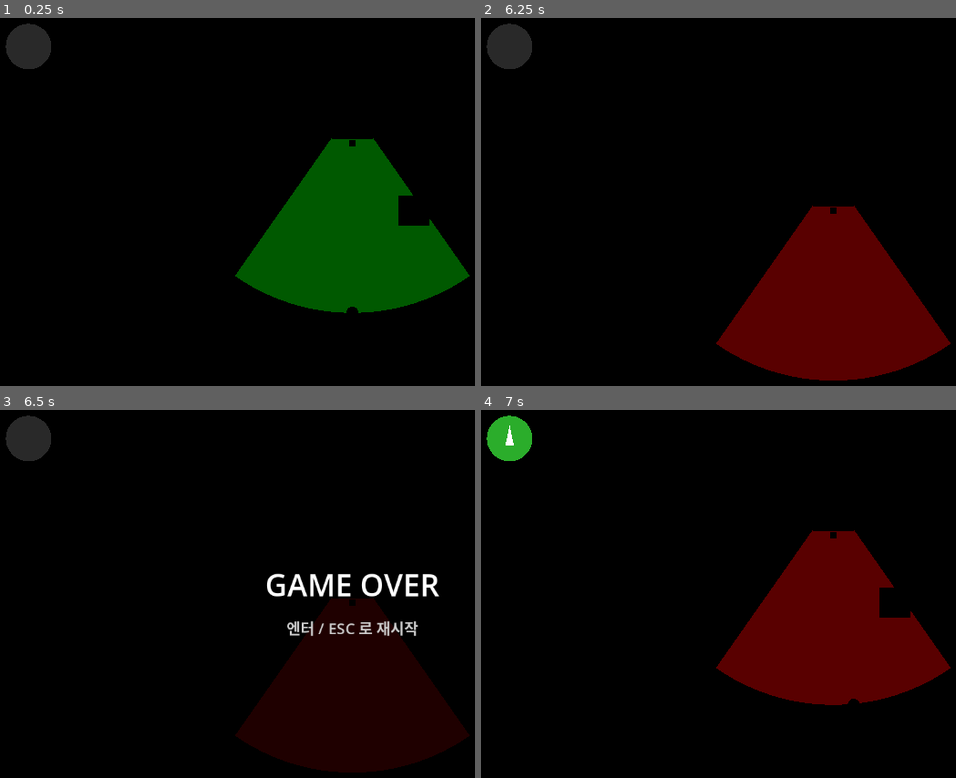
Above: before the commit, frames 1-4 (two rows, left to right).
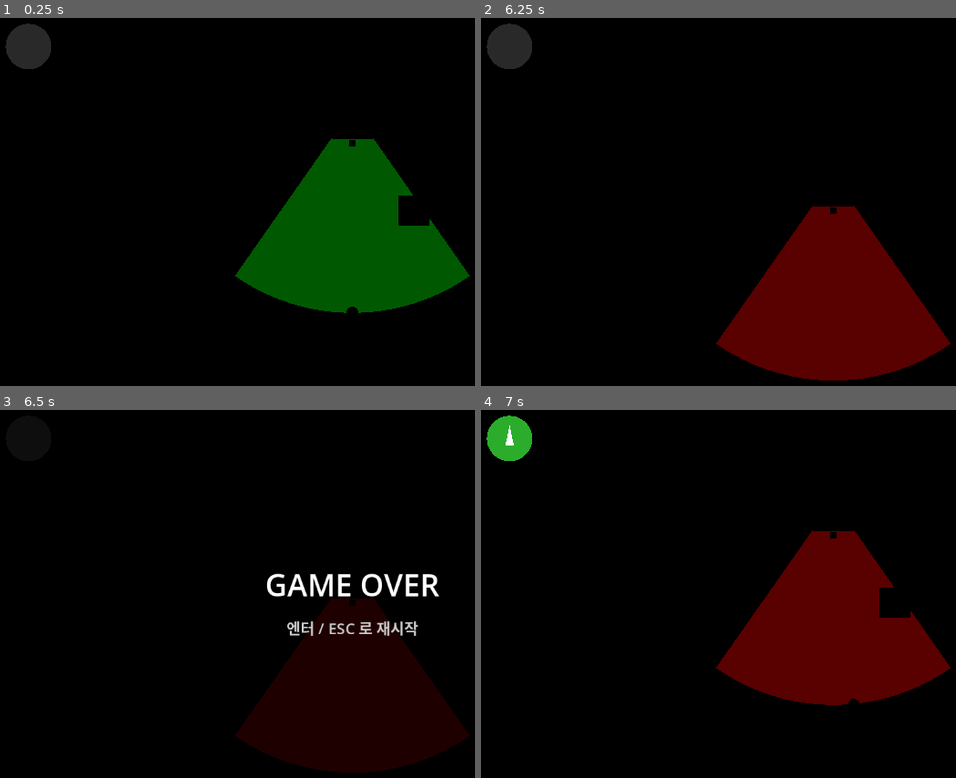
Above: after the commit, the same moments.

Repository: Leusin/project-godot-airport-marshaling-game
Game: Godot game, scene res://src/core/main_game/Main.tscn
Two runs of this game, one before a commit and one after it. Both use one fixed random seed, a clock stepped at 60 frames per second and the inputs below.
Inputs:
- Up to frame 1 (0.25 s): no input
- Up to frame 2 (6.25 s): tap Enter (ui_accept) at 0.5, 0.77, 1.25, 1.52, 3.02, 3.5, 3.77, 4.25, 4.52, 5, 5.75, 6.02 s; hold Up (signal_advance) 0.53-1.28 s; hold W (move_up) 0.53-2.03 s; tap Up (signal_advance) every 1.5 s from 1.35 to 5.85 s; hold Up (signal_advance) 2.03-2.78 s; hold A (move_left) 2.03-3.53 s; hold S (move_down) 3.53-4.28 s; hold Up (signal_advance) 3.53-4.28 s; hold D (move_right) 4.28-5.03 s; hold W (move_up) 5.03-5.78 s; hold Up (signal_advance) 5.03-5.78 s; hold D (move_right) from 5.78 s (still down)
- Up to frame 3 (6.5 s): keep holding D (move_right)
- Up to frame 4 (7 s): keep holding D (move_right); hold Up (signal_advance) from 6.53 s (still down); tap Enter (ui_accept) at 6.77 s

Frames 1-2 are identical in both runs. In frame 3, 0.9% of the frame differs, in the area x 1-11%, y 1-14%; in frame 4, nothing differs.

Commit message:
refactor: 씬 계층 구조를 표준 레이어 트리로 재편
MainGame/Systems/World/HudLayer/PauseLayer/TransitionLayer/DebugLayer 구조.
World 아래 Level/Entity/EffectRoot 분리, CanvasLayer 레이어 번호 부여.
크로스 트리 참조를 get_parent 체인 → 그룹 조회로 전환.
미사용 Area3D 히트박스/CollisionShape 제거.

Co-Authored-By: Claude Sonnet 4.6 <noreply@anthropic.com>

Diff:
--- a/src/core/main_game/Main.tscn
+++ b/src/core/main_game/Main.tscn
@@ -29,24 +29,11 @@
 [sub_resource type="StandardMaterial3D" id="StandardMaterial3D_nose_marker"]
 albedo_color = Color(0.1, 0.6, 1, 1)
 
-[sub_resource type="BoxShape3D" id="BoxShape3D_aircraft_hitbox"]
-size = Vector3(2.0, 0.6, 3.0)
-
-[sub_resource type="CapsuleShape3D" id="CapsuleShape3D_marshaller_hitbox"]
-radius = 0.3
-height = 1.0
-
-[sub_resource type="BoxShape3D" id="BoxShape3D_obstacle"]
-size = Vector3(1.5, 1.0, 1.5)
-
 [sub_resource type="BoxMesh" id="BoxMesh_obstacle"]
 size = Vector3(1.5, 1.0, 1.5)
 
 [sub_resource type="StandardMaterial3D" id="StandardMaterial3D_obstacle"]
 albedo_color = Color(0.7, 0.3, 0.1, 1)
-
-[sub_resource type="BoxShape3D" id="BoxShape3D_parking_hitbox"]
-size = Vector3(3.0, 2.0, 3.0)
 
 [sub_resource type="BoxMesh" id="BoxMesh_parking"]
 size = Vector3(3.0, 0.05, 3.0)
@@ -60,106 +47,153 @@
 [sub_resource type="StandardMaterial3D" id="StandardMaterial3D_ground"]
 albedo_color = Color(0.2, 0.22, 0.25, 1)
 
-[node name="root" type="Node3D" unique_id=1806649895]
+[node name="MainGame" type="Node"]
+process_mode = 3
 
-[node name="TopDownCamera" type="Camera3D" parent="." unique_id=1071090790]
+[node name="Systems" type="Node" parent="."]
+
+[node name="GameManager" type="Node" parent="Systems" groups=["game_manager"]]
+script = ExtResource("9_game_manager_script")
+
+[node name="World" type="Node3D" parent="."]
+process_mode = 1
+
+[node name="TopDownCamera" type="Camera3D" parent="World"]
 transform = Transform3D(1, 0, 0, 0, 0, 1, 0, -1, 0, 0, 15, 0)
 projection = 1
+current = true
 size = 20.0
 
-[node name="Marshaller" type="Node3D" parent="." unique_id=410725687]
+[node name="LevelRoot" type="Node3D" parent="World"]
+
+[node name="Ground" type="MeshInstance3D" parent="World/LevelRoot"]
+mesh = SubResource("PlaneMesh_ground")
+surface_material_override/0 = SubResource("StandardMaterial3D_ground")
+
+[node name="Obstacle" type="Node3D" parent="World/LevelRoot" groups=["obstacle"]]
+transform = Transform3D(1, 0, 0, 0, 1, 0, 0, 0, 1, 3, 0, 0)
+
+[node name="ObstacleMesh" type="MeshInstance3D" parent="World/LevelRoot/Obstacle"]
+mesh = SubResource("BoxMesh_obstacle")
+surface_material_override/0 = SubResource("StandardMaterial3D_obstacle")
+
+[node name="ParkingSpot" type="Node3D" parent="World/LevelRoot" groups=["parking"]]
+transform = Transform3D(1, 0, 0, 0, 1, 0, 0, 0, 1, -3, 0, 3)
+
+[node name="ParkingMesh" type="MeshInstance3D" parent="World/LevelRoot/ParkingSpot"]
+mesh = SubResource("BoxMesh_parking")
+surface_material_override/0 = SubResource("StandardMaterial3D_parking")
+
+[node name="EntityRoot" type="Node3D" parent="World"]
+
+[node name="Marshaller" type="Node3D" parent="World/EntityRoot" groups=["marshaller"]]
 transform = Transform3D(1, 0, 0, 0, 1, 0, 0, 0, 1, 0, 0.8, 5)
 script = ExtResource("1_marshaller_script")
 
-[node name="MarshallerMesh" type="MeshInstance3D" parent="Marshaller" unique_id=1764820461]
+[node name="MarshallerMesh" type="MeshInstance3D" parent="World/EntityRoot/Marshaller"]
 mesh = SubResource("CapsuleMesh_marshaller")
 surface_material_override/0 = SubResource("StandardMaterial3D_marshaller")
 
-[node name="MoveInput" type="Node" parent="Marshaller" unique_id=1126973343]
+[node name="MoveInput" type="Node" parent="World/EntityRoot/Marshaller"]
 script = ExtResource("2_move_input_script")
 
-[node name="SignalInput" type="Node" parent="Marshaller" unique_id=231336038]
+[node name="SignalInput" type="Node" parent="World/EntityRoot/Marshaller" groups=["signal_input"]]
 script = ExtResource("6_signal_input_script")
 
-[node name="MarshallerHitbox" type="Area3D" parent="Marshaller" unique_id=221336039]
-groups = ["collision_marshaller"]
-
-[node name="MarshallerHitboxShape" type="CollisionShape3D" parent="Marshaller/MarshallerHitbox" unique_id=221336040]
-shape = SubResource("CapsuleShape3D_marshaller_hitbox")
-
-[node name="Aircraft" type="Node3D" parent="." unique_id=467640201]
+[node name="Aircraft" type="Node3D" parent="World/EntityRoot"]
 transform = Transform3D(-1, 0, 0, 0, 1, 0, 0, 0, -1, 0, 0.3, -5)
 script = ExtResource("5_aircraft_script")
 
-[node name="AircraftMesh" type="MeshInstance3D" parent="Aircraft" unique_id=529314557]
+[node name="AircraftMesh" type="MeshInstance3D" parent="World/EntityRoot/Aircraft"]
 mesh = SubResource("BoxMesh_aircraft")
 
-[node name="NoseMarker" type="MeshInstance3D" parent="Aircraft" unique_id=542641758]
+[node name="NoseMarker" type="MeshInstance3D" parent="World/EntityRoot/Aircraft"]
 transform = Transform3D(1, 0, 0, 0, 1, 0, 0, 0, 1, 0, 0, -1.7)
 mesh = SubResource("BoxMesh_nose_marker")
 surface_material_override/0 = SubResource("StandardMaterial3D_nose_marker")
 
-[node name="VisionCone" type="Node" parent="Aircraft" unique_id=1628416762]
+[node name="VisionCone" type="Node" parent="World/EntityRoot/Aircraft"]
 script = ExtResource("3_vision_cone_script")
 
-[node name="VisionConeVisual" type="MeshInstance3D" parent="Aircraft" unique_id=574849791]
+[node name="VisionConeVisual" type="MeshInstance3D" parent="World/EntityRoot/Aircraft"]
 script = ExtResource("4_vision_cone_visual_script")
 
-[node name="AircraftFSM" type="Node" parent="Aircraft" unique_id=1876279175]
+[node name="AircraftFSM" type="Node" parent="World/EntityRoot/Aircraft"]
 script = ExtResource("7_aircraft_fsm_script")
 
-[node name="AircraftHitbox" type="Node" parent="Aircraft" unique_id=1876279176]
+[node name="AircraftHitbox" type="Node" parent="World/EntityRoot/Aircraft"]
 script = ExtResource("10_aircraft_collision_script")
 
-[node name="GameManager" type="Node" parent="." unique_id=1889238462]
-script = ExtResource("9_game_manager_script")
+[node name="EffectRoot" type="Node3D" parent="World"]
 
-[node name="Obstacle" type="Node3D" parent="." unique_id=1889238463]
-transform = Transform3D(1, 0, 0, 0, 1, 0, 0, 0, 1, 3, 0, 0)
+[node name="HudLayer" type="CanvasLayer" parent="."]
+layer = 10
+process_mode = 1
 
-[node name="ObstacleMesh" type="MeshInstance3D" parent="Obstacle" unique_id=1889238464]
-mesh = SubResource("BoxMesh_obstacle")
-surface_material_override/0 = SubResource("StandardMaterial3D_obstacle")
+[node name="HudRoot" type="Control" parent="HudLayer"]
+layout_mode = 3
+anchors_preset = 15
+anchor_right = 1.0
+anchor_bottom = 1.0
+mouse_filter = 2
 
-[node name="ObstacleHitbox" type="Area3D" parent="Obstacle" unique_id=1889238465]
-groups = ["collision_obstacle"]
-
-[node name="ObstacleHitboxShape" type="CollisionShape3D" parent="Obstacle/ObstacleHitbox" unique_id=1889238466]
-shape = SubResource("BoxShape3D_obstacle")
-
-[node name="ParkingSpot" type="Node3D" parent="." unique_id=1889238470]
-transform = Transform3D(1, 0, 0, 0, 1, 0, 0, 0, 1, -3, 0, 3)
-
-[node name="ParkingMesh" type="MeshInstance3D" parent="ParkingSpot" unique_id=1889238471]
-mesh = SubResource("BoxMesh_parking")
-surface_material_override/0 = SubResource("StandardMaterial3D_parking")
-
-[node name="ParkingHitbox" type="Area3D" parent="ParkingSpot" unique_id=1889238472]
-groups = ["collision_parking"]
-
-[node name="ParkingHitboxShape" type="CollisionShape3D" parent="ParkingSpot/ParkingHitbox" unique_id=1889238473]
-shape = SubResource("BoxShape3D_parking_hitbox")
-
-[node name="Ground" type="MeshInstance3D" parent="." unique_id=2004317744]
-mesh = SubResource("PlaneMesh_ground")
-surface_material_override/0 = SubResource("StandardMaterial3D_ground")
-
-[node name="HUD" type="CanvasLayer" parent="." unique_id=60114881]
-
-[node name="SuccessHUD" type="Control" parent="HUD" unique_id=1147752909]
-visible = false
-script = ExtResource("12_success_hud_script")
-
-[node name="GameOverHUD" type="Control" parent="HUD" unique_id=1147752910]
-visible = false
-script = ExtResource("11_game_over_hud_script")
-
-[node name="SignalIndicator" type="Control" parent="HUD" unique_id=1147752916]
-layout_mode = 3
+[node name="SignalIndicator" type="Control" parent="HudLayer/HudRoot"]
+layout_mode = 1
 anchors_preset = 0
 offset_left = 24.0
 offset_top = 24.0
 offset_right = 104.0
 offset_bottom = 104.0
+mouse_filter = 2
 script = ExtResource("8_signal_indicator_hud_script")
-signal_input_path = NodePath("../../Marshaller/SignalInput")
+
+[node name="GameOverHUD" type="Control" parent="HudLayer/HudRoot" groups=["game_over_hud"]]
+visible = false
+layout_mode = 1
+anchors_preset = 15
+anchor_right = 1.0
+anchor_bottom = 1.0
+mouse_filter = 2
+script = ExtResource("11_game_over_hud_script")
+
+[node name="SuccessHUD" type="Control" parent="HudLayer/HudRoot" groups=["success_hud"]]
+visible = false
+layout_mode = 1
+anchors_preset = 15
+anchor_right = 1.0
+anchor_bottom = 1.0
+mouse_filter = 2
+script = ExtResource("12_success_hud_script")
+
+[node name="PauseLayer" type="CanvasLayer" parent="."]
+layer = 20
+process_mode = 3
+
+[node name="PauseRoot" type="Control" parent="PauseLayer"]
+layout_mode = 3
+anchors_preset = 15
+anchor_right = 1.0
+anchor_bottom = 1.0
+mouse_filter = 2
+
+[node name="TransitionLayer" type="CanvasLayer" parent="."]
+layer = 100
+process_mode = 3
+
+[node name="TransitionRoot" type="Control" parent="TransitionLayer"]
+layout_mode = 3
+anchors_preset = 15
+anchor_right = 1.0
+anchor_bottom = 1.0
+mouse_filter = 2
+
+[node name="DebugLayer" type="CanvasLayer" parent="."]
+layer = 128
+process_mode = 3
+
+[node name="DebugRoot" type="Control" parent="DebugLayer"]
+layout_mode = 3
+anchors_preset = 15
+anchor_right = 1.0
+anchor_bottom = 1.0
+mouse_filter = 2
--- a/src/core/main_game/game_manager.gd
+++ b/src/core/main_game/game_manager.gd
@@ -1,14 +1,17 @@
 extends Node
 ## 게임 전체 상태 관리. 충돌 -> 게임 오버 / 주차 완료 -> 유도 성공.
+## HUD 참조는 계층 경로가 아니라 그룹으로 찾는다 (씬 트리 위치에 독립적).
 
-@onready var _game_over_hud: Control = get_node("../HUD/GameOverHUD")
-@onready var _success_hud: Control = get_node("../HUD/SuccessHUD")
+var _game_over_hud: Control
+var _success_hud: Control
 
 var _is_game_over: bool = false
 var _is_success: bool = false
 
 func _ready() -> void:
 	process_mode = Node.PROCESS_MODE_ALWAYS
+	_game_over_hud = get_tree().get_first_node_in_group("game_over_hud")
+	_success_hud = get_tree().get_first_node_in_group("success_hud")
 
 func trigger_game_over() -> void:
 	if _is_game_over or _is_success:
--- a/src/debug/vision_cone_debug_visual.gd
+++ b/src/debug/vision_cone_debug_visual.gd
@@ -6,11 +6,14 @@
 const VISUAL_HEIGHT := 0.05
 
 @onready var vision_cone: Node = get_parent().get_node("VisionCone")
-@onready var marshaller: Node3D = get_parent().get_parent().get_node("Marshaller")
+
+# 마샬러는 계층 경로가 아니라 그룹으로 찾는다 (씬 트리 위치에 독립적).
+var marshaller: Node3D
 
 var _material := StandardMaterial3D.new()
 
 func _ready() -> void:
+	marshaller = get_tree().get_first_node_in_group("marshaller")
 	_material.shading_mode = BaseMaterial3D.SHADING_MODE_UNSHADED
 	_material.transparency = BaseMaterial3D.TRANSPARENCY_ALPHA
 	_material.cull_mode = BaseMaterial3D.CULL_DISABLED
--- a/src/gameplay/aircraft/aircraft_collision.gd
+++ b/src/gameplay/aircraft/aircraft_collision.gd
@@ -1,30 +1,36 @@
 extends Node
-## 비행기 충돌/도착 감지. Area3D 시그널 대신 XZ 거리 기반으로 매 물리 프레임 검사한다.
+## 비행기 충돌/도착 감지. XZ 거리 기반으로 매 물리 프레임 검사한다.
 ## (Node3D 부모를 직접 이동시키는 구조에서 Area3D entered 시그널이 불안정하기 때문)
+## 대상은 씬 계층 경로가 아니라 그룹으로 찾는다 (트리 위치에 독립적, 다중 배치 지원).
+##   parking  그룹 진입 -> 유도 성공
+##   marshaller / obstacle 그룹 접촉 -> 게임 오버
 
 @export var hit_radius: float = 1.5
 @export var park_radius: float = 1.5
 
 @onready var _aircraft: Node3D = get_parent()
-@onready var _game_manager: Node = get_parent().get_parent().get_node("GameManager")
-@onready var _marshaller: Node3D = get_parent().get_parent().get_node("Marshaller")
-@onready var _parking: Node3D = get_parent().get_parent().get_node("ParkingSpot")
-@onready var _obstacle: Node3D = get_parent().get_parent().get_node("Obstacle")
 
 func _physics_process(_delta: float) -> void:
+	var game_manager := get_tree().get_first_node_in_group("game_manager")
+	if game_manager == null:
+		return
+
 	var ap := Vector2(_aircraft.global_position.x, _aircraft.global_position.z)
 
-	if _xz_dist(ap, _parking) < park_radius:
-		_game_manager.trigger_success()
-		return
+	for spot in get_tree().get_nodes_in_group("parking"):
+		if _xz_dist(ap, spot) < park_radius:
+			game_manager.trigger_success()
+			return
 
-	if _xz_dist(ap, _marshaller) < hit_radius:
-		_game_manager.trigger_game_over()
-		return
+	for hazard in get_tree().get_nodes_in_group("marshaller"):
+		if _xz_dist(ap, hazard) < hit_radius:
+			game_manager.trigger_game_over()
+			return
 
-	if _xz_dist(ap, _obstacle) < hit_radius:
-		_game_manager.trigger_game_over()
-		return
+	for hazard in get_tree().get_nodes_in_group("obstacle"):
+		if _xz_dist(ap, hazard) < hit_radius:
+			game_manager.trigger_game_over()
+			return
 
 func _xz_dist(from: Vector2, to_node: Node3D) -> float:
 	return from.distance_to(Vector2(to_node.global_position.x, to_node.global_position.z))
--- a/src/gameplay/aircraft/aircraft_fsm.gd
+++ b/src/gameplay/aircraft/aircraft_fsm.gd
@@ -14,8 +14,14 @@
 
 @onready var aircraft: Node3D = get_parent()
 @onready var vision_cone: Node = get_parent().get_node("VisionCone")
-@onready var marshaller: Node3D = get_parent().get_parent().get_node("Marshaller")
-@onready var signal_input: SignalInputScript = marshaller.get_node("SignalInput")
+
+# 마샬러/수신호는 계층 경로가 아니라 그룹으로 찾는다 (씬 트리 위치에 독립적).
+var marshaller: Node3D
+var signal_input: SignalInputScript
+
+func _ready() -> void:
+	marshaller = get_tree().get_first_node_in_group("marshaller")
+	signal_input = get_tree().get_first_node_in_group("signal_input")
 
 var _state: State = State.IDLE
 var _hesitate_timer: float = 0.0
--- a/src/ui/game_over_hud.gd
+++ b/src/ui/game_over_hud.gd
@@ -1,16 +1,10 @@
 extends Control
 ## 게임 오버 시 전체화면 오버레이.
-## CanvasLayer는 자식 Control에 크기를 주지 않으므로 _ready에서 viewport 크기로 직접 설정.
+## HudRoot(full-rect Control) 아래에서 full-rect 앵커로 뷰포트 크기를 자동으로 따라간다.
 
 func _ready() -> void:
 	visible = false
 	process_mode = Node.PROCESS_MODE_ALWAYS
-	_fit_to_viewport()
-	get_viewport().size_changed.connect(_fit_to_viewport)
-
-func _fit_to_viewport() -> void:
-	position = Vector2.ZERO
-	size = get_viewport().get_visible_rect().size
 
 func _process(_delta: float) -> void:
 	if visible:
--- a/src/ui/signal_indicator_hud.gd
+++ b/src/ui/signal_indicator_hud.gd
@@ -4,12 +4,11 @@
 
 const SignalInputScript = preload("res://src/gameplay/marshaller/signal_input.gd")
 
-@export var signal_input_path: NodePath
-
+# SignalInput은 계층 경로가 아니라 그룹으로 찾는다 (씬 트리 위치에 독립적).
 var _signal_input: SignalInputScript
 
 func _ready() -> void:
-	_signal_input = get_node(signal_input_path)
+	_signal_input = get_tree().get_first_node_in_group("signal_input")
 
 func _process(_delta: float) -> void:
 	queue_redraw()
--- a/src/ui/success_hud.gd
+++ b/src/ui/success_hud.gd
@@ -1,16 +1,10 @@
 extends Control
 ## 유도 성공 시 전체화면 오버레이.
-## CanvasLayer는 자식 Control에 크기를 주지 않으므로 _ready에서 viewport 크기로 직접 설정.
+## HudRoot(full-rect Control) 아래에서 full-rect 앵커로 뷰포트 크기를 자동으로 따라간다.
 
 func _ready() -> void:
 	visible = false
 	process_mode = Node.PROCESS_MODE_ALWAYS
-	_fit_to_viewport()
-	get_viewport().size_changed.connect(_fit_to_viewport)
-
-func _fit_to_viewport() -> void:
-	position = Vector2.ZERO
-	size = get_viewport().get_visible_rect().size
 
 func _process(_delta: float) -> void:
 	if visible:
Not shown, changed: DEVLOG.md
Not shown, changed: README.md
